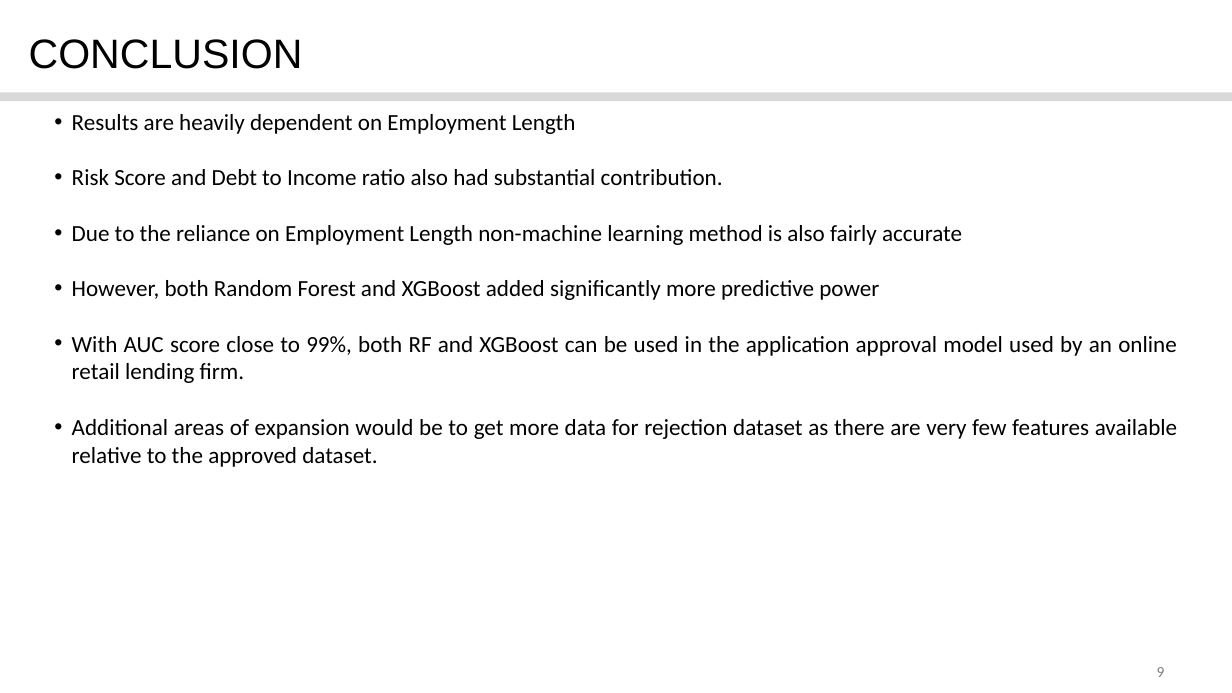
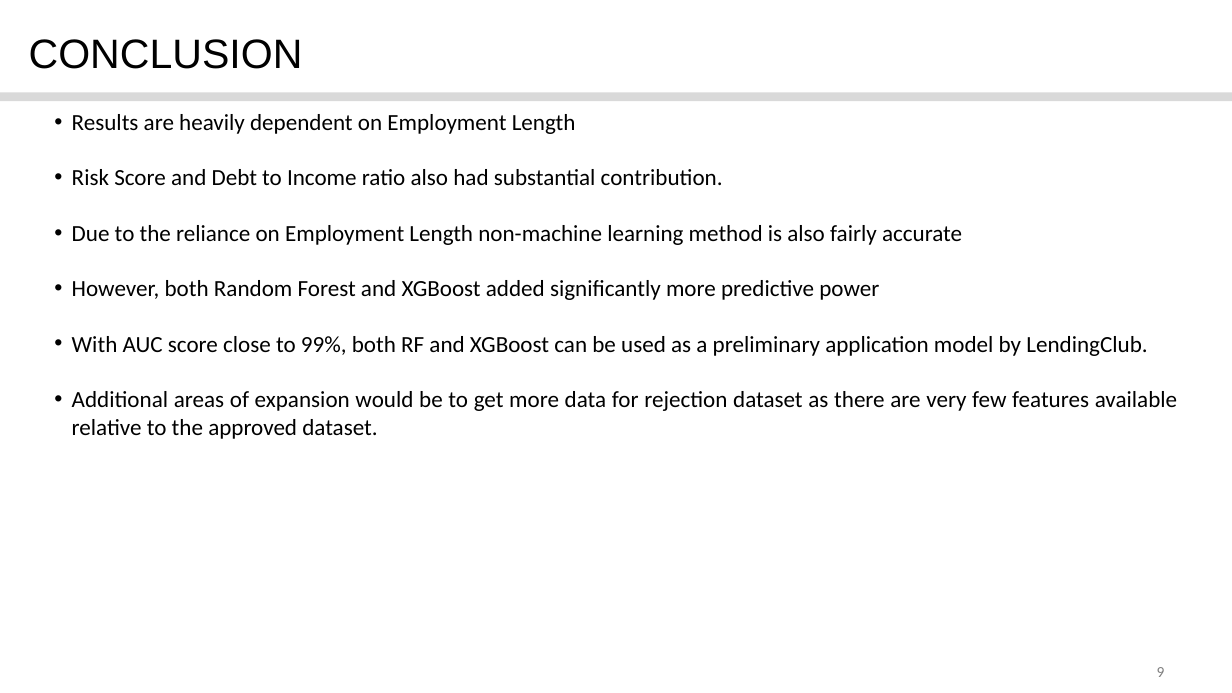
Before and after one commit to CharlesK98/Capstone-Project-2, a slide deck: slide 9 of Capstone Project 2.pptx. Drawn at 1232x693 pixels with LibreOffice and Linux fonts; fonts in the diff are those of the drawing; background and template pictures are left out. Boxes give left, top, right and bottom in pixels: in the first picture for what was removed or moved away, otherwise in the second. Text is boxed around its words. In the diff, an @@ line names an element or a change of style, - is before the commit and + after.

```diff
--- a/Capstone Project 2.pptx
+++ b/Capstone Project 2.pptx
@@ text at <box>72,336,1147,356</box>: text changed @@
-• With AUC score close to 99%, both RF and XGBoost can be used in the application approval model used by an online retail lending firm.
+• With AUC score close to 99%, both RF and XGBoost can be used as a preliminary application model by LendingClub.
```
Also in this commit, not shown: 3 other slides changed.
